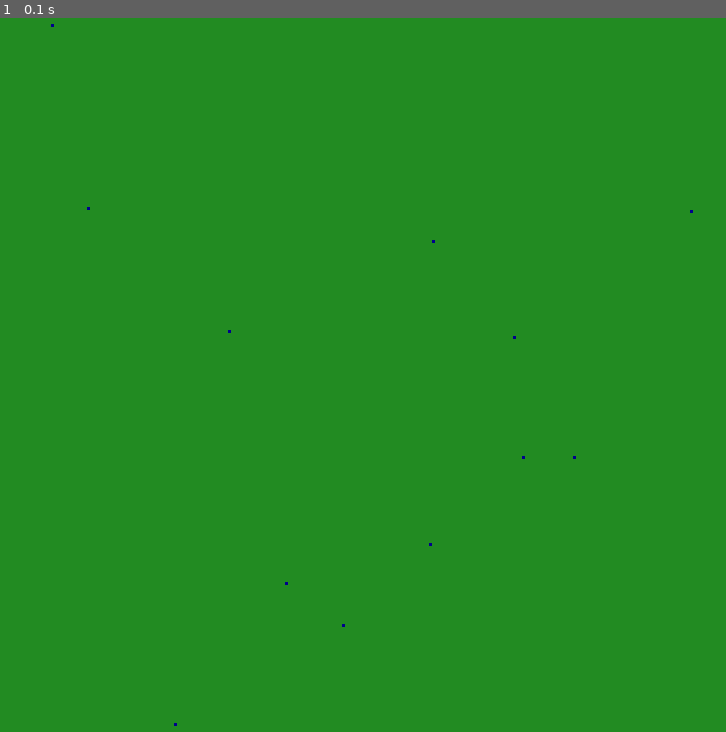
Above: before the commit, frame 1.
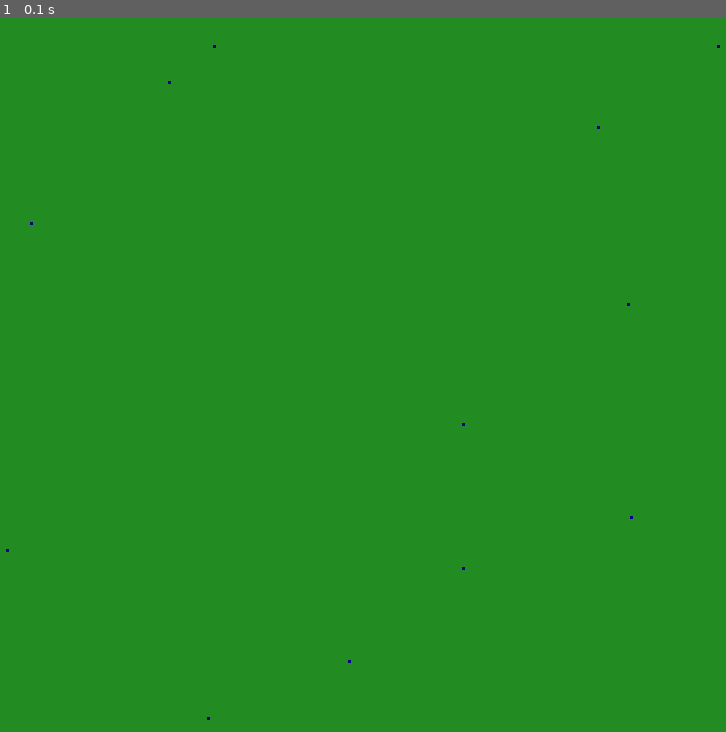
Above: after the commit, the same moment.

Repository: markus-brln/BachelorThesisForestFireControl
Game: pygame game, started from gui/main.py
Same seed, same stepped clock (60 frames per second), same inputs: the game is played once before the commit and once after it.
Inputs:
- Up to frame 1 (0.1 s): no input

The runs differ from the first frame. In frame 1, less than 0.1% of the frame differs, in the area x 0-100%, y 0-100%.

Commit message:
tiny fix

Diff:
--- a/gui/Model/model.py
+++ b/gui/Model/model.py
@@ -35,7 +35,7 @@
     self.nr_of_agents = nr_of_agents
     self.wind_dir = self.set_wind_dir()
     print(self.wind_dir)
-    self.windspeed = 1
+    self.windspeed = self.set_windspeed()
     print("speed: ", self.windspeed)
 
     ## initial properties of this model
